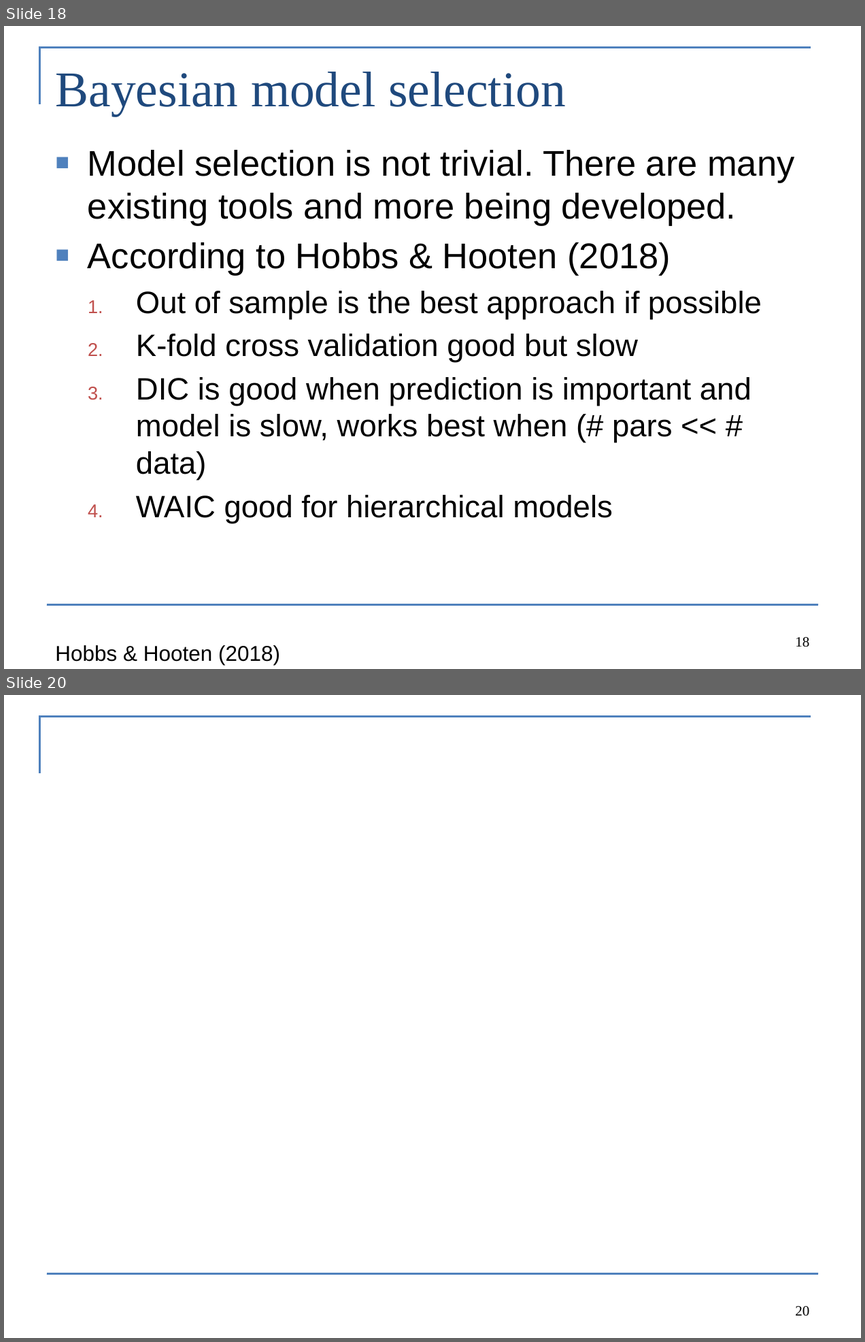
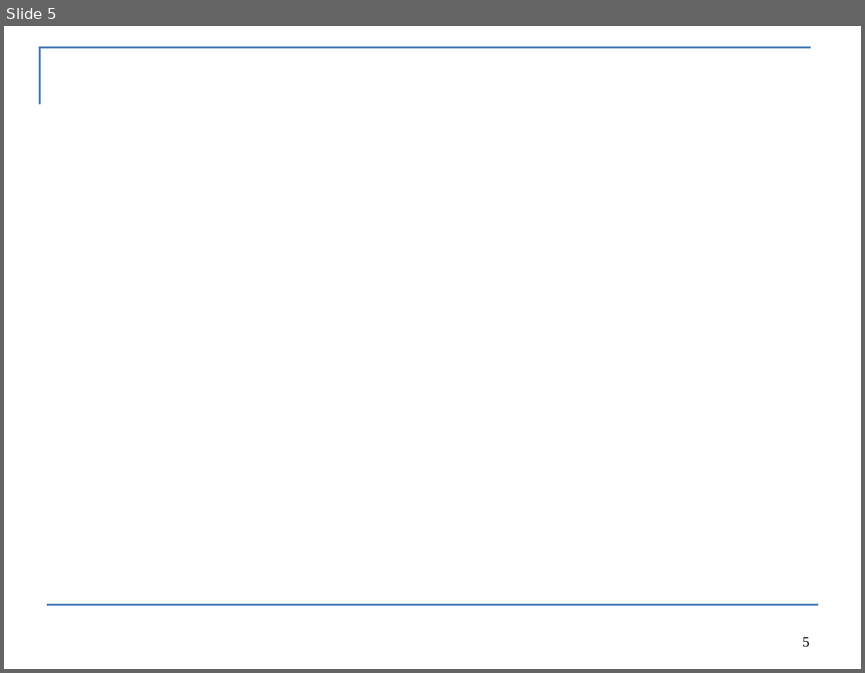
Before and after one commit to colemonnahan/bayes_workshop, a slide deck: dia3/lab3_selection.pptx. Shown one above the other, each under a label of ours: slides 18 and 20 before the commit, slide 5 after it; the slides between them are not shown. The pictures are 865x1342 and 865x673 pixels, drawn with LibreOffice and Linux fonts; fonts in the diff are those of the drawing. Boxes give left, top, right and bottom in pixels: in the first picture for what was removed or moved away, otherwise in the second. Text is boxed around its words. In the diff, an @@ line names an element or a change of style, - is before the commit and + after.

```diff
--- a/dia3/lab3_selection.pptx
+++ b/dia3/lab3_selection.pptx
@@ slide 18 removed at (4,26,861,669), background #FFFFFF; not listed: 2 template elements that a slide beside it also shows @@
@@ title removed at (56,72,566,116) @@
-Bayesian model selection
@@ text removed at (88,150,794,523) @@
-■ Model selection is not trivial. There are many existing tools and more being developed.
-■ According to Hobbs & Hooten (2018)
-  1. Out of sample is the best approach if possible
-  2. K-fold cross validation good but slow
-  3. DIC is good when prediction is important and model is slow, works best when (# pars << # data)
-  4. WAIC good for hierarchical models
@@ page number removed at (795,637,809,647) @@
-18
@@ text removed at (55,645,280,665) @@
-Hobbs & Hooten (2018)
@@ what was slide 20 is now slide 5 @@
@@ page number at (802,637,809,647): text changed @@
-20
+5
```
Also in this commit, not shown: 2 slides changed, 4 slides added, 16 other slides removed, 4 other files.
